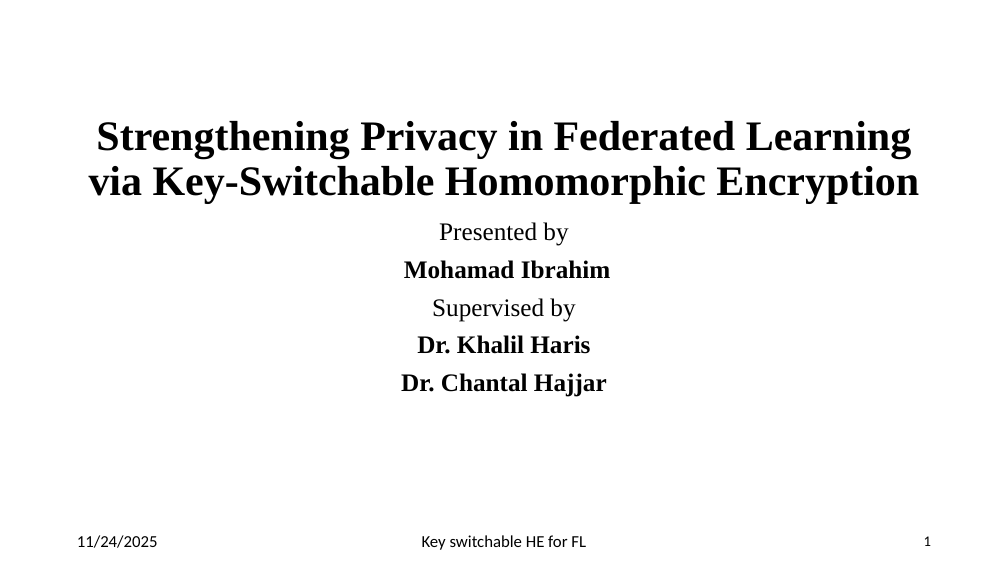
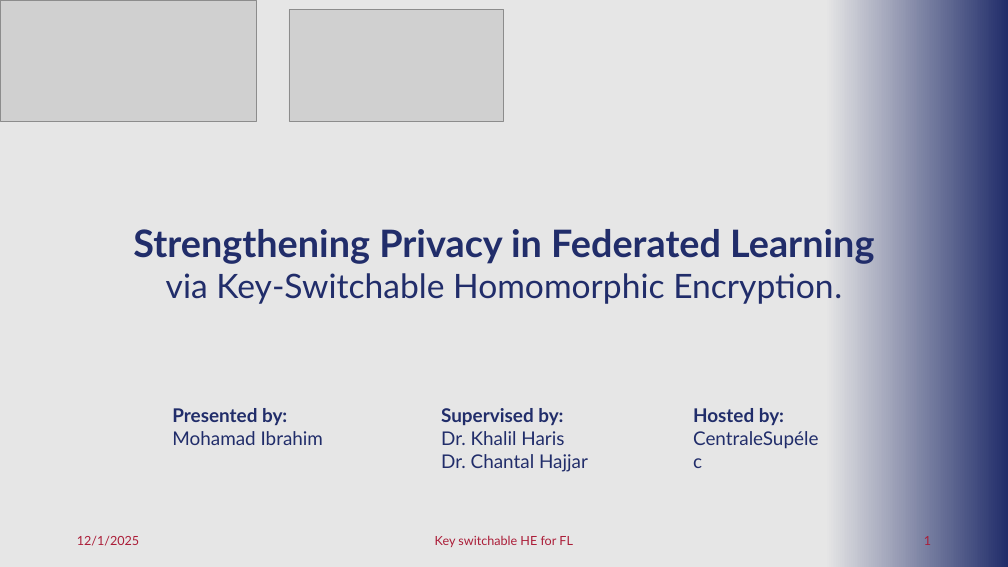
Before and after one commit to pyb0b/master-thesis-report, a slide deck: slide 1 of Final Presentation.pptx. Drawn at 1008x567 pixels with LibreOffice and Linux fonts; fonts in the diff are those of the drawing; grey boxes stand for pictures. Boxes give left, top, right and bottom in pixels: in the first picture for what was removed or moved away, otherwise in the second. Text is boxed around its words. In the diff, an @@ line names an element or a change of style, - is before the commit and + after.

```diff
--- a/Final Presentation.pptx
+++ b/Final Presentation.pptx
@@ rectangle added at bbox=[0, 0, 1008, 567], fill #E6E6E6 @@
@@ picture added at bbox=[0, 0, 256, 121] @@
@@ picture added at bbox=[289, 10, 504, 121] @@
@@ rectangle added at bbox=[826, 0, 1008, 567], fill gradient #E6E6E6 to #212D6A @@
@@ text "Strengthening Privacy in Federated Learning ..." at bbox=[133, 224, 874, 304]: vertical alignment bottom to top @@
@@ text at bbox=[133, 224, 874, 304]: text changed; size 40 to 36 pt; font Times New Roman to Lato; text colour #000000 to #212D6A @@
-Strengthening Privacy in Federated Learning via Key-Switchable Homomorphic Encryption
+Strengthening Privacy in Federated Learning via Key-Switchable Homomorphic Encryption.
@@ subtitle removed at bbox=[401, 222, 611, 397] @@
-Presented by
-Mohamad Ibrahim
-Supervised by
-Dr. Khalil Haris
-Dr. Chantal Hajjar
@@ text added at bbox=[172, 408, 323, 445], 18 pt, text #212D6A @@
+Presented by:
+Mohamad Ibrahim
@@ text added at bbox=[441, 408, 588, 472], 18 pt, text #212D6A @@
+Supervised by:
+Dr. Khalil Haris
+Dr. Chantal Hajjar
@@ text added at bbox=[693, 408, 784, 425], 18 pt, text #212D6A @@
+Hosted by:
+CentraleSupélec
@@ text at bbox=[77, 536, 139, 546]: text changed; size 16 to 12 pt; font Calibri to Lato; text colour #000000 to #AB1D38 @@
-11/24/2025
+12/1/2025
@@ text "Key switchable HE for FL" at bbox=[435, 535, 573, 547]: size 16 to 12 pt, font Calibri to Lato, text colour #000000 to #AB1D38 @@
@@ page number at bbox=[924, 536, 931, 545]: size 14 to 12 pt, font Calibri to Lato, text colour #000000 to #AB1D38 @@
```
Also in this commit, not shown: 22 other slides changed, 11 slides added, 2 slides removed, 1 other file.
